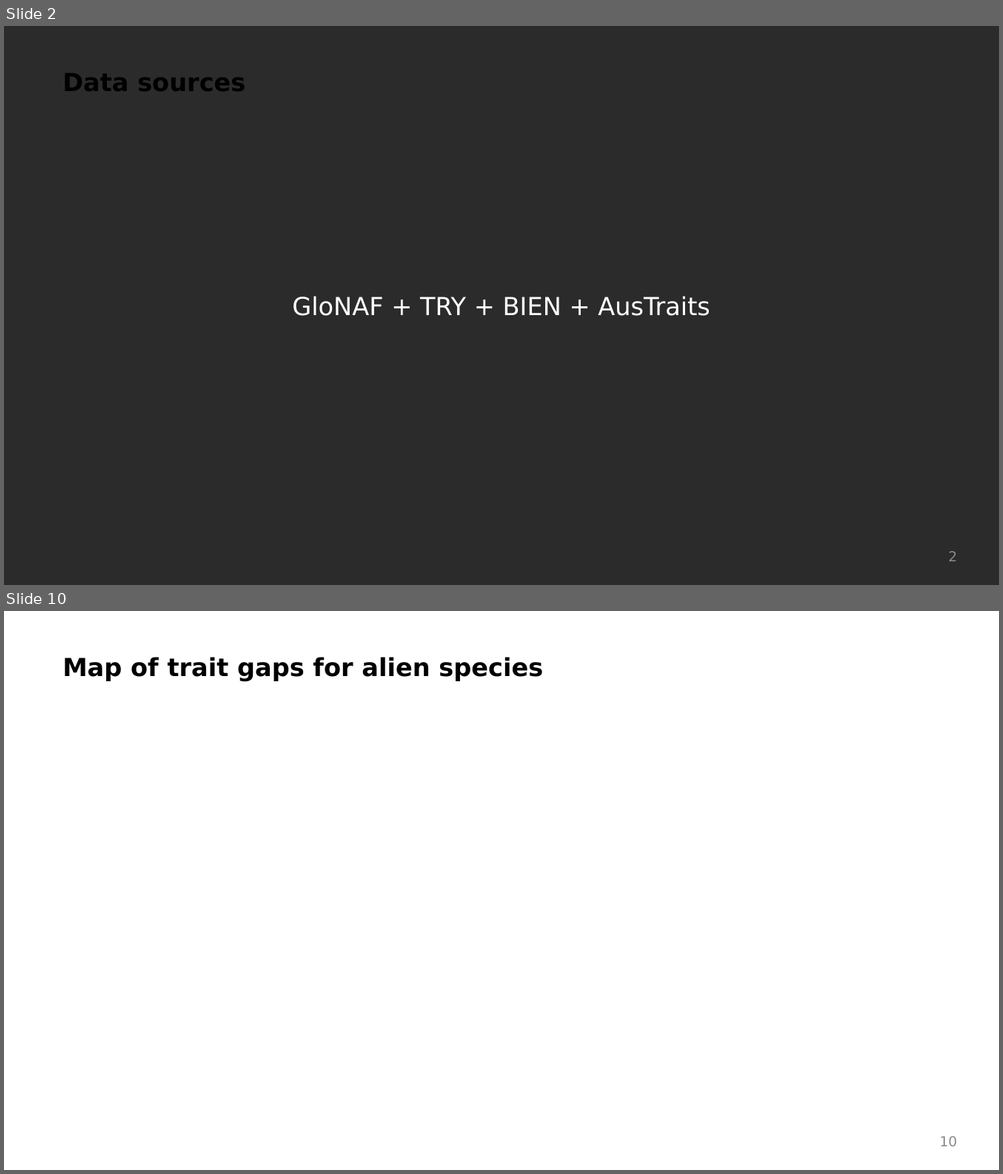
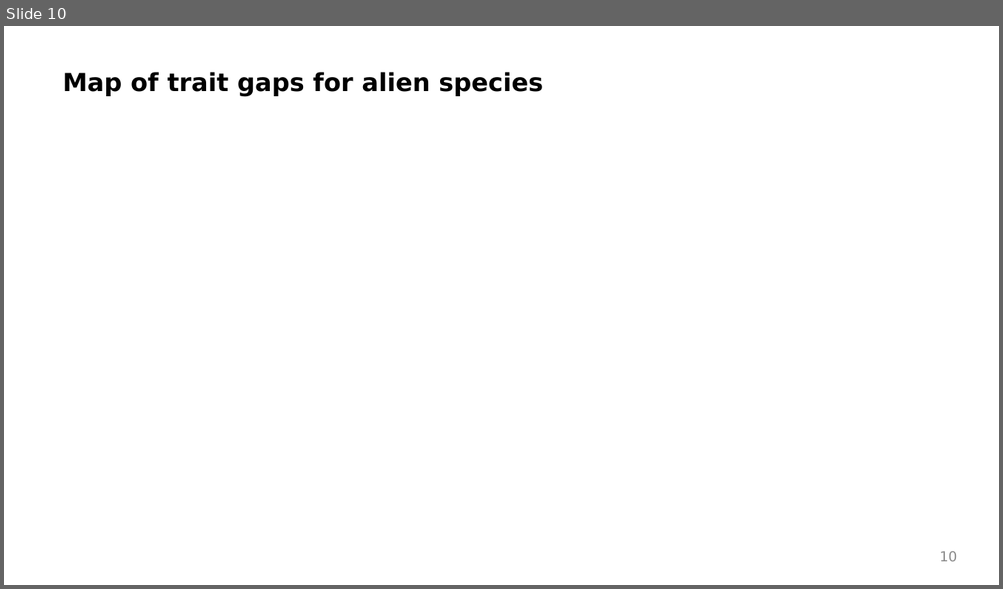
Before and after one commit to Rekyt/alientraitgaps, a slide deck: inst/presentations/202201_aliens_results_summary.odp. Shown one above the other, each under a label of ours: slides 2 and 10 before the commit, slide 10 after it; the slides between them are not shown. The pictures are 1003x1174 and 1003x589 pixels, drawn with LibreOffice and Linux fonts; fonts in the diff are those of the drawing; background and template pictures are left out; a plain dark background stands for a picture behind light text. Boxes give left, top, right and bottom in pixels: in the first picture for what was removed or moved away, otherwise in the second. Text is boxed around its words. In the diff, an @@ line names an element or a change of style, - is before the commit and + after.

```diff
--- a/inst/presentations/202201_aliens_results_summary.odp
+++ b/inst/presentations/202201_aliens_results_summary.odp
@@ slide 2 removed at <box>4,26,999,585</box>, background picture (left out) @@
@@ text removed at <box>62,73,245,91</box> @@
-Data sources
@@ text removed at <box>292,296,710,316</box> @@
-GloNAF + TRY + BIEN + AusTraits
@@ page number removed at <box>948,551,957,562</box> @@
-2
```
Also in this commit, not shown: 2 slides changed, 8 slides added, 6 other slides removed, 2 other files.
